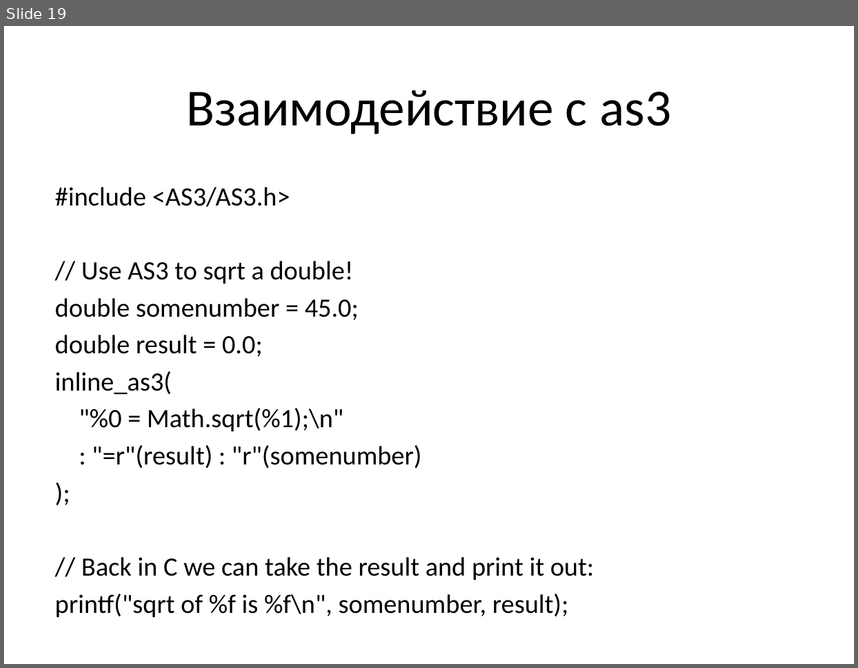
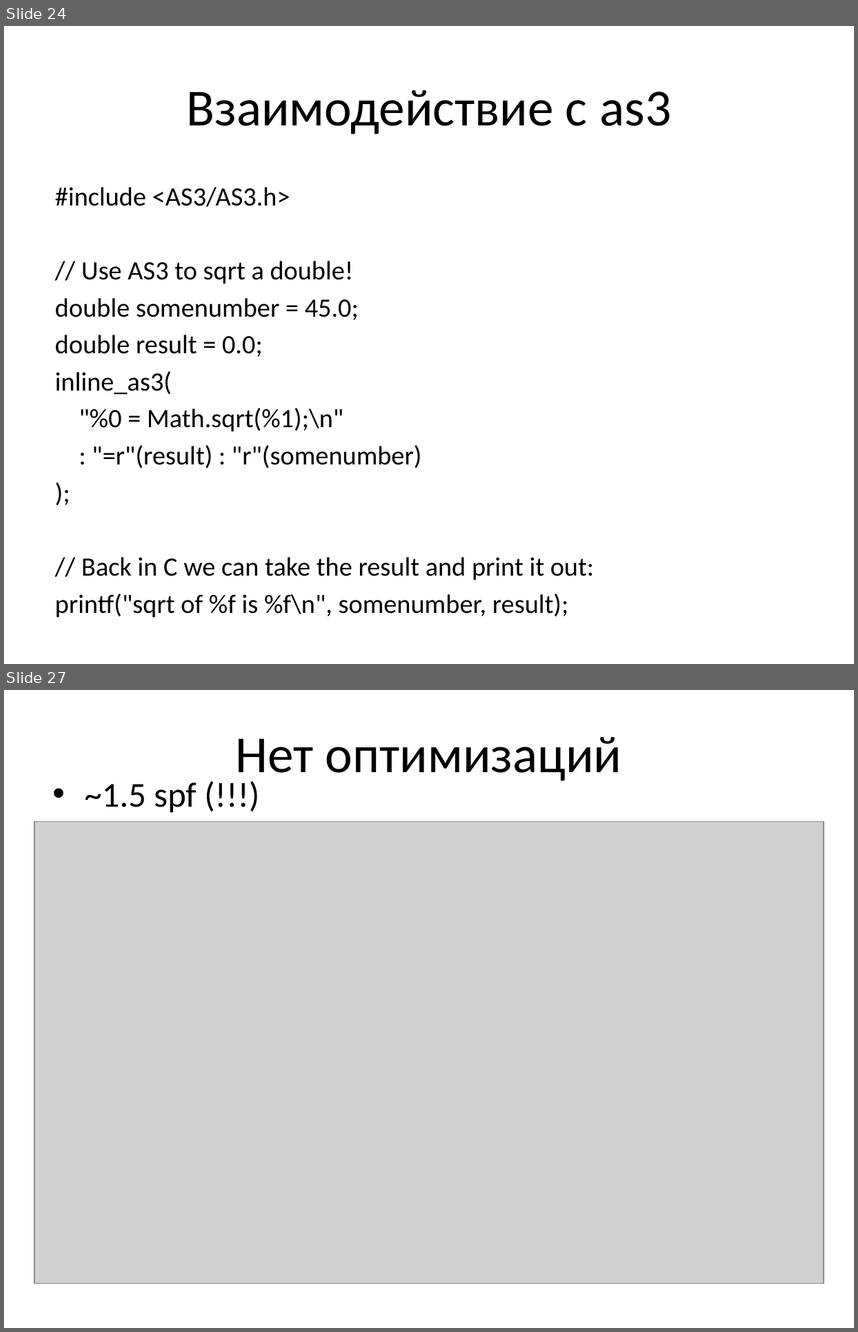
Before and after one commit to schadov/241m-lectures, a slide deck: haxe.pptx. Shown one above the other, each under a label of ours: slide 19 before the commit, slides 24 and 27 after it; the slides between them are not shown. The pictures are 858x668 and 858x1332 pixels, drawn with LibreOffice and Linux fonts; fonts in the diff are those of the drawing; grey boxes stand for pictures. Boxes give left, top, right and bottom in pixels: in the first picture for what was removed or moved away, otherwise in the second. Text is boxed around its words. In the diff, an @@ line names an element or a change of style, - is before the commit and + after.

```diff
--- a/haxe.pptx
+++ b/haxe.pptx
@@ slide 27 added at (x1=4, y1=690, x2=854, y2=1328), background #FFFFFF @@
@@ title added at (x1=235, y1=737, x2=622, y2=785), 44 pt, text #000000 @@
+Нет оптимизаций
@@ text added at (x1=85, y1=782, x2=196, y2=812), 29.6 pt, text #000000 @@
+• ~1.5 spf (!!!)
@@ picture added at (x1=34, y1=822, x2=824, y2=1283) @@
@@ what was slide 19 is now slide 24 @@
```
Also in this commit, not shown: 1 slide changed, 10 other slides added.
